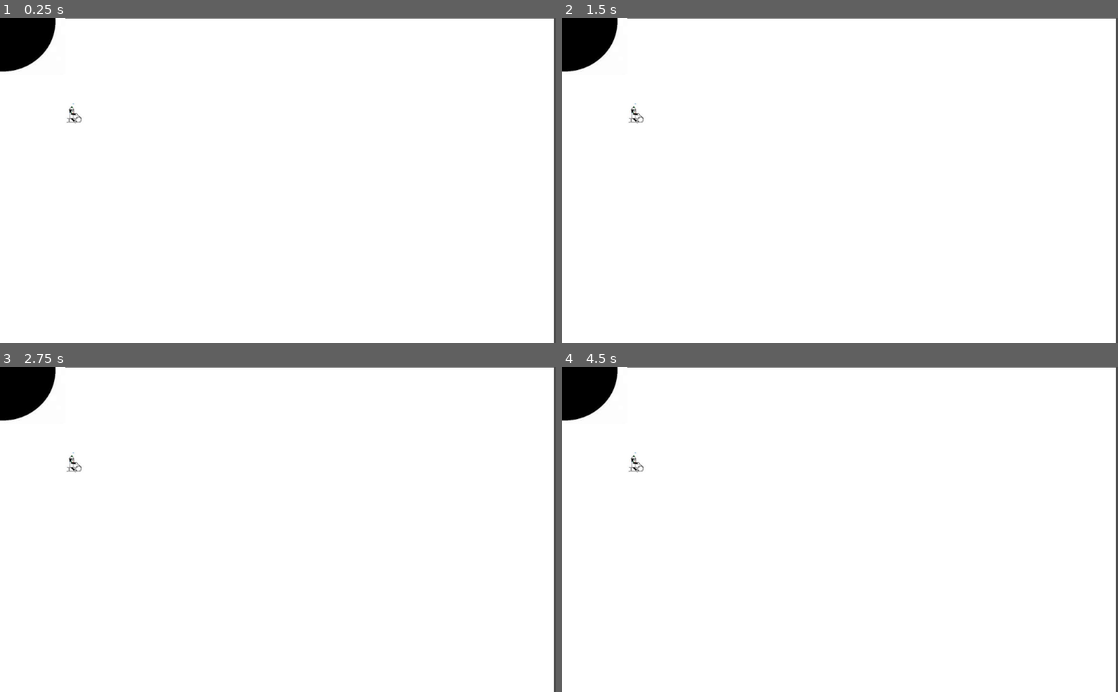
Above: before the commit, frames 1-4 (two rows, left to right).
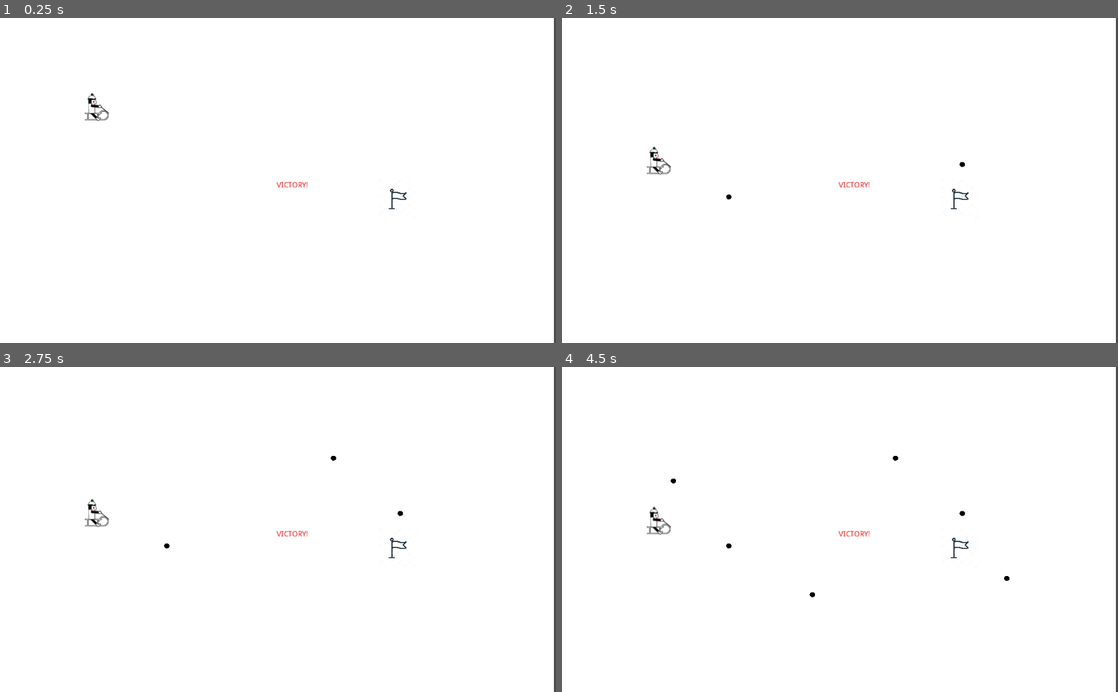
Above: after the commit, the same moments.

Repository: CSCI-C292/midterm-project-benjaminhake
Game: Godot game, scene res://Node2D.tscn
Same seed, same stepped clock (60 frames per second), same inputs: the game is played once before the commit and once after it.
Inputs (mouse positions are in pixels of both pictures, inside the frame that each line leads up to):
- Up to frame 1 (0.25 s): no input
- Up to frame 2 (1.5 s): move the mouse to (962, 164) at 0.52 s; press the mouse at (962, 164) at 0.53 s; tap Space (start, bound only after the commit) at 0.8, 1.35 s; move the mouse to (728, 196) at 1.27 s; release the mouse at (728, 196) at 1.28 s
- Up to frame 3 (2.75 s): click (166, 545) at 1.55 s; tap Enter at 2 s; move the mouse to (333, 458) at 2.02 s; press the mouse at (333, 458) at 2.03 s; tap Space (start, bound only after the commit) at 2.3 s
- Up to frame 4 (4.5 s): move the mouse to (812, 594) at 2.77 s; release the mouse at (812, 594) at 2.78 s; tap Space (start, bound only after the commit) at 2.85, 3.5, 3.8, 4.25, 4.35 s; click (812, 594) at 3.05 s; move the mouse to (1006, 578) at 3.52 s; press the mouse at (1006, 578) at 3.53 s; move the mouse to (673, 480) at 4.27 s; release the mouse at (673, 480) at 4.28 s

The runs differ from the first frame. In frame 1, 1.9% of the frame differs, in the area x 0-100%, y 0-59%; in frame 2, 1.9%; in frame 3, 1.9%; in frame 4, 2.0%, in the area x 0-100%, y 0-71%.

Commit message:
Milestone 2 Midterm Project

Diff:
--- /dev/null
+++ b/Midterm Project/Flag.gd
@@ -0,0 +1,11 @@
+extends Node2D
+
+
+func _ready():
+	pass
+
+func _on_Area2D_body_entered(body):
+	match body.get_groups():
+		["rider"]:
+			var parent = get_parent()
+			parent.get_child(1).sleeping = true
--- a/Midterm Project/Line.tscn
+++ b/Midterm Project/Line.tscn
@@ -1,18 +1,19 @@
 [gd_scene load_steps=3 format=2]
 
-[ext_resource path="res://Assets/blackdot.jpg" type="Texture" id=1]
+[ext_resource path="res://Assets/blackdot-removebg-preview.png" type="Texture" id=1]
 
 [sub_resource type="CapsuleShape2D" id=1]
-radius = 102.3
+radius = 4.69173
 height = 0.0
 
 [node name="Line" type="Node2D"]
 
 [node name="Sprite" type="Sprite" parent="."]
+scale = Vector2( 0.05, 0.05 )
 texture = ExtResource( 1 )
 
 [node name="StaticBody2D" type="StaticBody2D" parent="."]
 
 [node name="CollisionShape2D" type="CollisionShape2D" parent="StaticBody2D"]
-position = Vector2( 2.82843, 12.7279 )
+position = Vector2( 0.166855, 0.333711 )
 shape = SubResource( 1 )
--- a/Midterm Project/Node2D.gd
+++ b/Midterm Project/Node2D.gd
@@ -1,8 +1,16 @@
 extends Node2D
+
+export var _drawnline: PackedScene
+
 
 func _ready():
 	pass
 
-func _input(event):
-	if event is InputEventMouseButton:
-		pass
+
+
+
+func _physics_process(delta):
+	if Input.is_action_pressed("draw"):
+		var line = _drawnline.instance() as Node2D
+		line.position = get_viewport().get_mouse_position()
+		add_child(line)
--- a/Midterm Project/Node2D.tscn
+++ b/Midterm Project/Node2D.tscn
@@ -1,32 +1,72 @@
-[gd_scene load_steps=6 format=2]
+[gd_scene load_steps=10 format=2]
 
-[ext_resource path="res://Assets/Rider.JPG" type="Texture" id=1]
+[ext_resource path="res://Assets/Rider-removebg-preview.png" type="Texture" id=1]
 [ext_resource path="res://Assets/background.JPG" type="Texture" id=2]
 [ext_resource path="res://Node2D.gd" type="Script" id=3]
 [ext_resource path="res://Line.tscn" type="PackedScene" id=4]
+[ext_resource path="res://RiderRigidBody2D.gd" type="Script" id=5]
+[ext_resource path="res://Assets/goalflag.jpg" type="Texture" id=6]
+[ext_resource path="res://Flag.gd" type="Script" id=7]
 
 [sub_resource type="RectangleShape2D" id=1]
-extents = Vector2( 15.9543, 18.5087 )
+extents = Vector2( 23.2637, 12.951 )
+
+[sub_resource type="RectangleShape2D" id=2]
+extents = Vector2( 17.9964, 19.3489 )
 
 [node name="Parent" type="Node2D"]
 script = ExtResource( 3 )
+__meta__ = {
+"_edit_lock_": true
+}
+_drawnline = ExtResource( 4 )
 
 [node name="background" type="Sprite" parent="."]
-position = Vector2( 510.432, 303.378 )
+position = Vector2( 509.744, 302.465 )
 scale = Vector2( 2.26667, 1 )
 texture = ExtResource( 2 )
+__meta__ = {
+"_edit_group_": true
+}
 
-[node name="Rider" type="Node2D" parent="."]
-position = Vector2( 149, 171 )
+[node name="RiderRigidBody2D" type="RigidBody2D" parent="." groups=[
+"rider",
+]]
+position = Vector2( 179.341, 161.636 )
+sleeping = true
+angular_damp = 0.0
+script = ExtResource( 5 )
 
-[node name="Sprite" type="Sprite" parent="Rider"]
-scale = Vector2( 0.6, 0.6 )
+[node name="RiderCollisionShape2D" type="CollisionShape2D" parent="RiderRigidBody2D" groups=[
+"rider",
+]]
+position = Vector2( -0.924807, 15.0982 )
+shape = SubResource( 1 )
+
+[node name="RiderSprite" type="Sprite" parent="RiderRigidBody2D"]
 texture = ExtResource( 1 )
 
-[node name="RigidBody2D" type="RigidBody2D" parent="Rider"]
+[node name="Flag" type="Node2D" parent="."]
+position = Vector2( 732.672, 334.122 )
+script = ExtResource( 7 )
 
-[node name="CollisionShape2D" type="CollisionShape2D" parent="Rider/RigidBody2D"]
-position = Vector2( -15.4772, 7.54016 )
-shape = SubResource( 1 )
+[node name="Sprite" type="Sprite" parent="Flag"]
+scale = Vector2( 0.07, 0.07 )
+texture = ExtResource( 6 )
 
-[node name="Line" parent="." instance=ExtResource( 4 )]
+[node name="FlagArea2D" type="Area2D" parent="Flag"]
+
+[node name="FlagCollisionShape2D" type="CollisionShape2D" parent="Flag/FlagArea2D"]
+shape = SubResource( 2 )
+
+[node name="VictoryLabel" type="Label" parent="Flag"]
+margin_left = -222.928
+margin_top = -31.657
+margin_right = -164.928
+margin_bottom = -17.657
+rect_pivot_offset = Vector2( 479.665, -220.26 )
+custom_colors/font_color = Color( 0.960784, 0.0666667, 0.0666667, 1 )
+text = "VICTORY!"
+__meta__ = {
+"_edit_use_anchors_": false
+}
--- /dev/null
+++ b/Midterm Project/RiderRigidBody2D.gd
@@ -0,0 +1,18 @@
+extends RigidBody2D
+export var inmotion:bool = false
+export var startingposition:Vector2 = Vector2(position.x,position.y)
+
+func _ready():
+	pass
+
+func _input(event):
+	if Input.is_action_just_released("start"):
+		if not inmotion:
+
+			inmotion = true
+			sleeping = false
+		else:
+
+			inmotion = false
+			position = Vector2(startingposition.x,startingposition.y)
+			sleeping = true
--- a/Midterm Project/project.godot
+++ b/Midterm Project/project.godot
@@ -19,9 +19,32 @@
 run/main_scene="res://Node2D.tscn"
 config/icon="res://icon.png"
 
+[debug]
+
+settings/fps/force_fps=59
+settings/stdout/print_fps=true
+
 [display]
 
-window/dpi/allow_hidpi=true
+window/vsync/use_vsync=false
+
+[input]
+
+draw={
+"deadzone": 0.5,
+"events": [ Object(InputEventMouseButton,"resource_local_to_scene":false,"resource_name":"","device":0,"alt":false,"shift":false,"control":false,"meta":false,"command":false,"button_mask":0,"position":Vector2( 0, 0 ),"global_position":Vector2( 0, 0 ),"factor":1.0,"button_index":1,"pressed":false,"doubleclick":false,"script":null)
+ ]
+}
+start={
+"deadzone": 0.5,
+"events": [ Object(InputEventKey,"resource_local_to_scene":false,"resource_name":"","device":0,"alt":false,"shift":false,"control":false,"meta":false,"command":false,"pressed":false,"scancode":32,"unicode":0,"echo":false,"script":null)
+ ]
+}
+
+[physics]
+
+2d/physics_engine="GodotPhysics"
+2d/default_linear_damp=0.0
 
 [rendering]
 
Binary file added: Midterm Project/Assets/Rider-removebg-preview.png
Not shown, added: Midterm Project/Assets/Rider-removebg-preview.png.import
Binary file added: Midterm Project/Assets/blackdot-removebg-preview.png
Not shown, added: Midterm Project/Assets/blackdot-removebg-preview.png.import
Binary file added: Midterm Project/Assets/goalflag.jpg
Not shown, added: Midterm Project/Assets/goalflag.jpg.import
